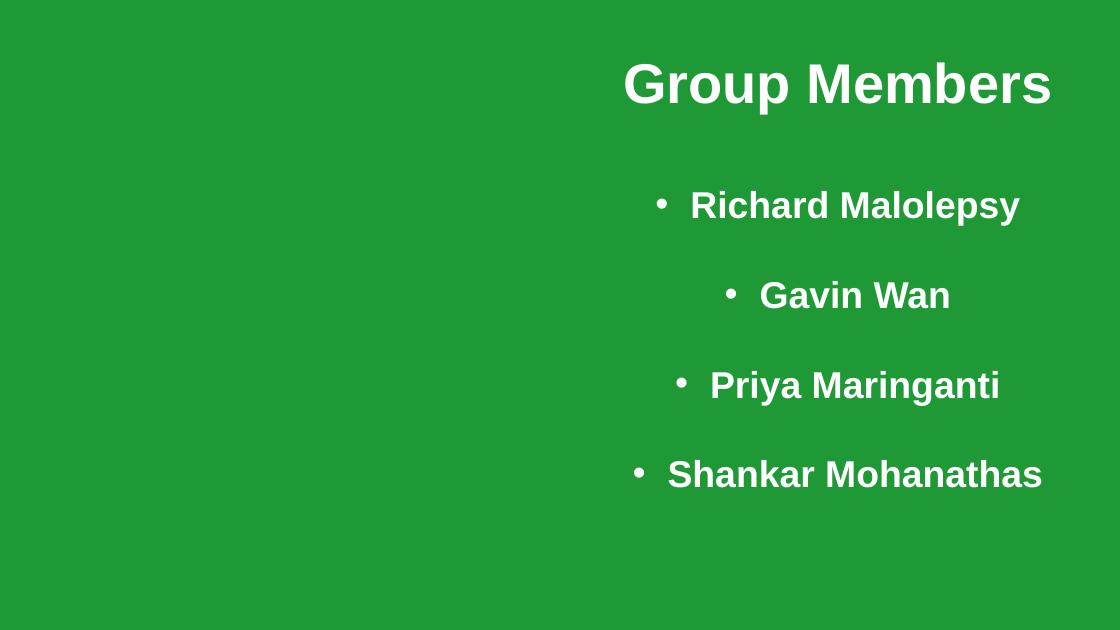
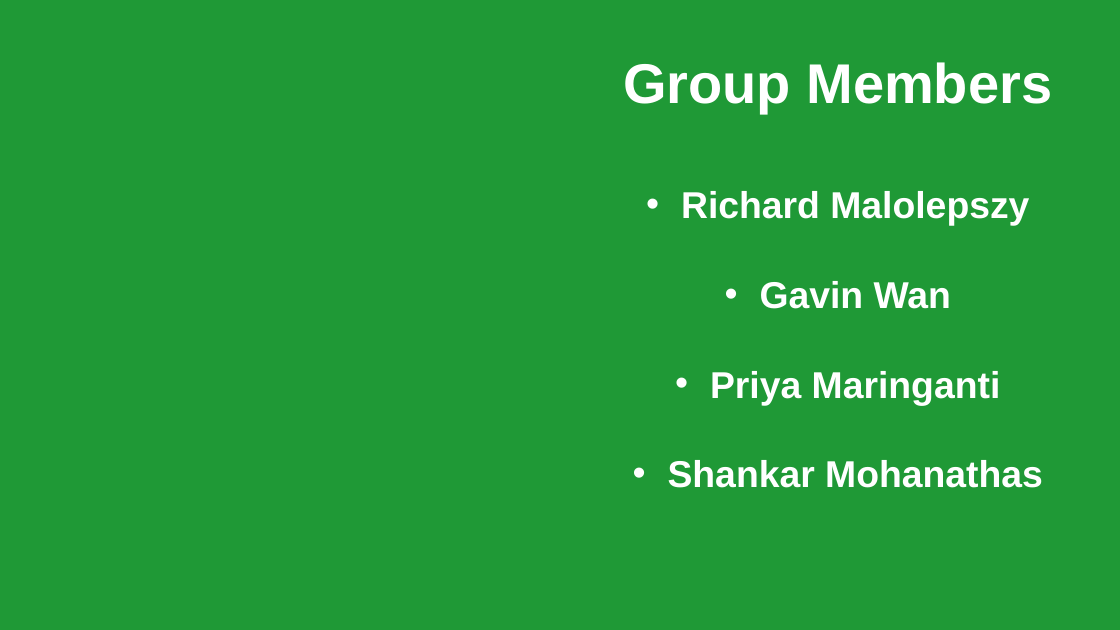
Before and after one commit to RichardMalo/Tornadoes, a slide deck: slide 2 of Tornados PPT.pptx. Drawn at 1120x630 pixels with LibreOffice and Linux fonts; fonts in the diff are those of the drawing; background and template pictures are left out. Boxes give left, top, right and bottom in pixels: in the first picture for what was removed or moved away, otherwise in the second. Text is boxed around its words. In the diff, an @@ line names an element or a change of style, - is before the commit and + after.

```diff
--- a/Tornados PPT.pptx
+++ b/Tornados PPT.pptx
@@ text at (x1=681, y1=191, x2=1029, y2=226): text changed @@
-• Richard Malolepsy
+• Richard Malolepszy
```
Also in this commit, not shown: 5 other slides changed, 2 slides added, 2 slides removed, 10 other files.
